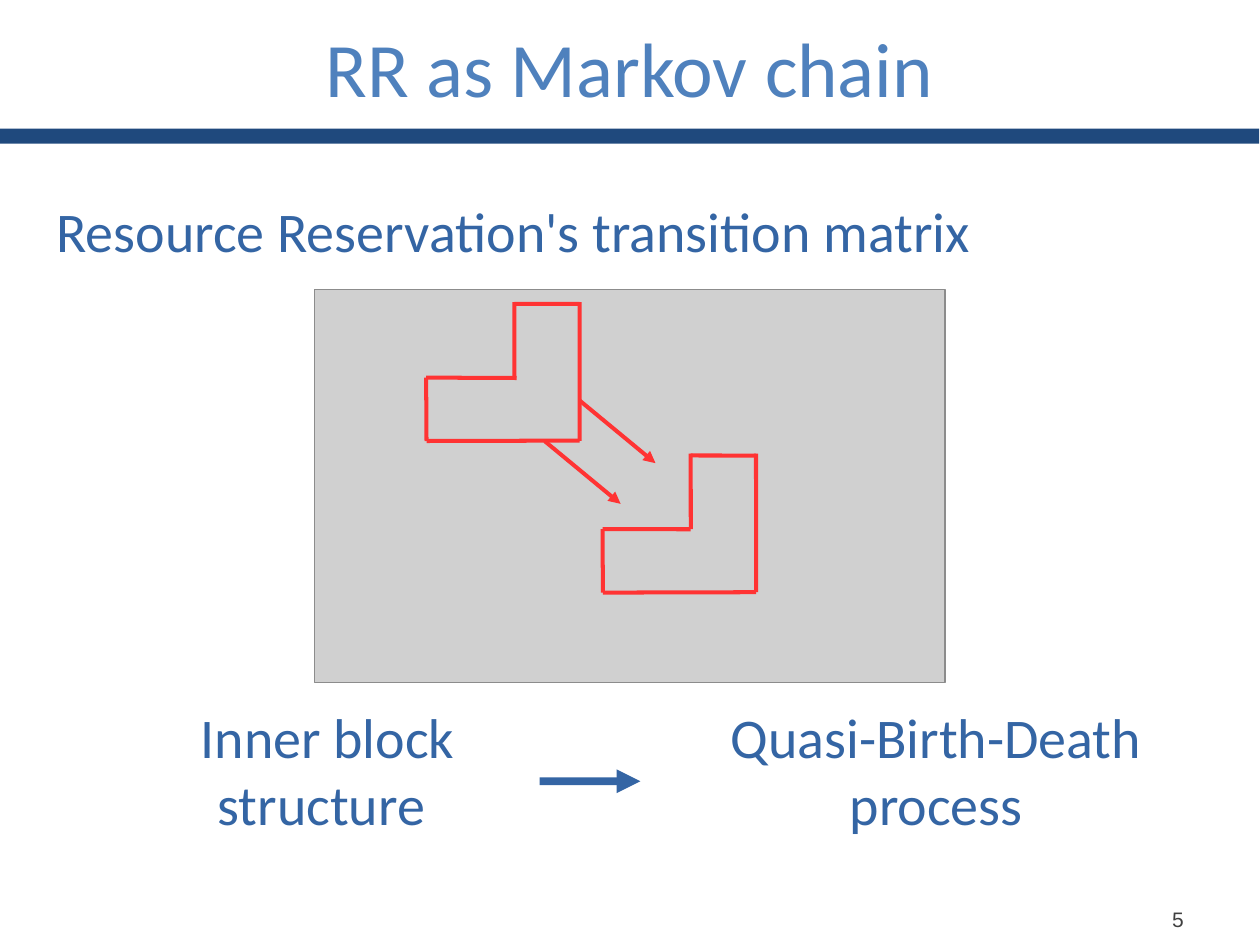
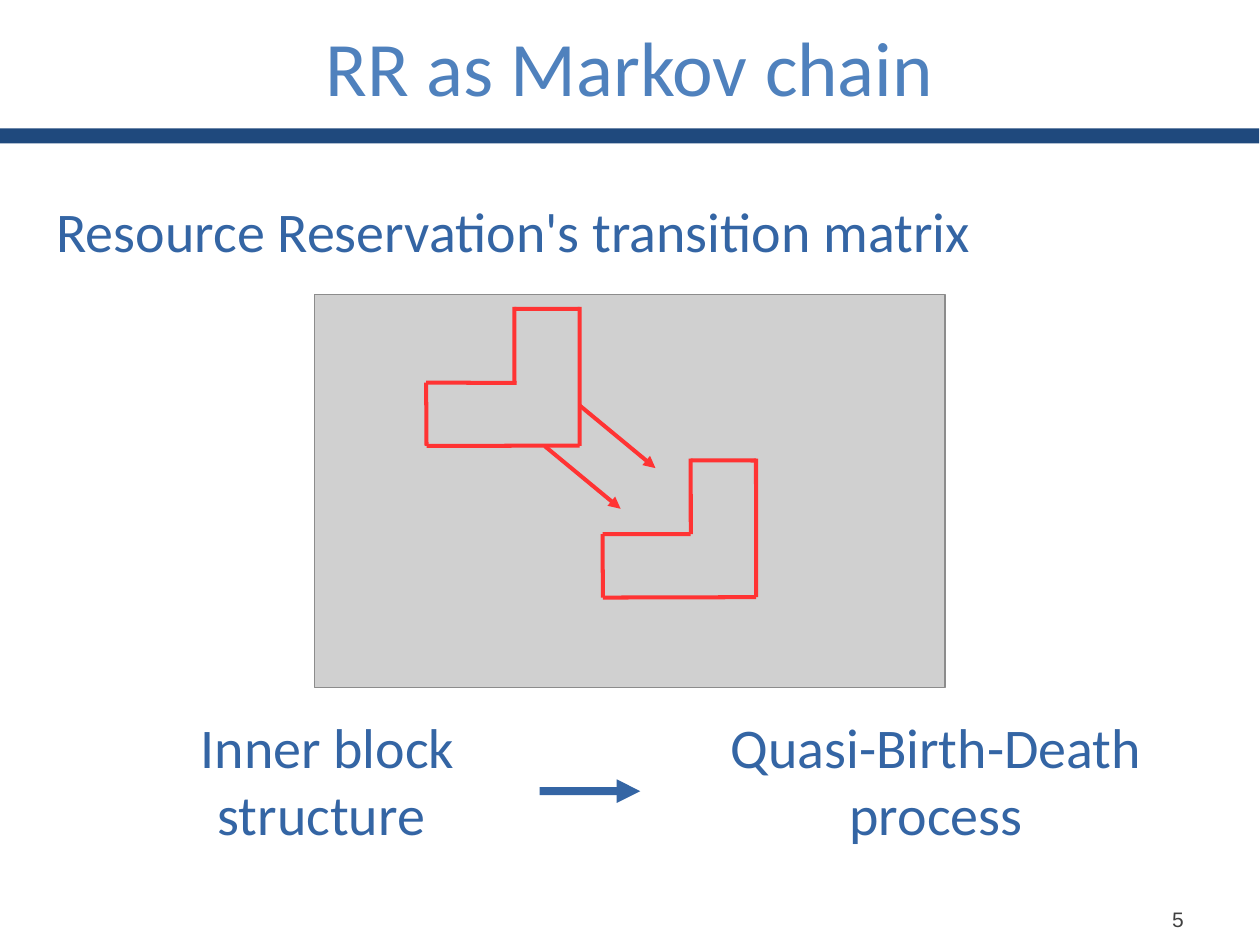
Before and after one commit to GianlucaBortoli/bachelorThesis, a slide deck: slide 6 of slides/slides.pptx. Drawn at 1260x945 pixels with LibreOffice and Linux fonts; fonts in the diff are those of the drawing; grey boxes stand for pictures. Boxes give left, top, right and bottom in pixels: in the first picture for what was removed or moved away, otherwise in the second. Text is boxed around its words. In the diff, an @@ line names an element or a change of style, - is before the commit and + after.

```diff
--- a/slides/slides.pptx
+++ b/slides/slides.pptx
@@ 12 lines, 2 arrows, 1 picture moved together from (x1=315, y1=290, x2=945, y2=683) to (x1=315, y1=295, x2=945, y2=688) @@
@@ 2 texts, 1 arrow moved together from (x1=201, y1=719, x2=1142, y2=834) to (x1=201, y1=729, x2=1141, y2=844) @@
```
Also in this commit, not shown: 5 other slides changed, 1 other file.
